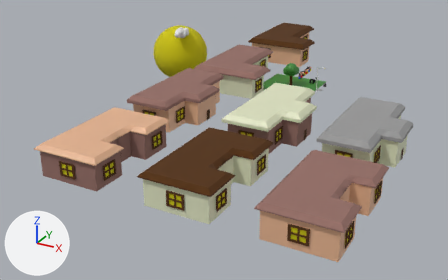
What one commit did to the FBX model Assets/Art/3hourjam.fbx.
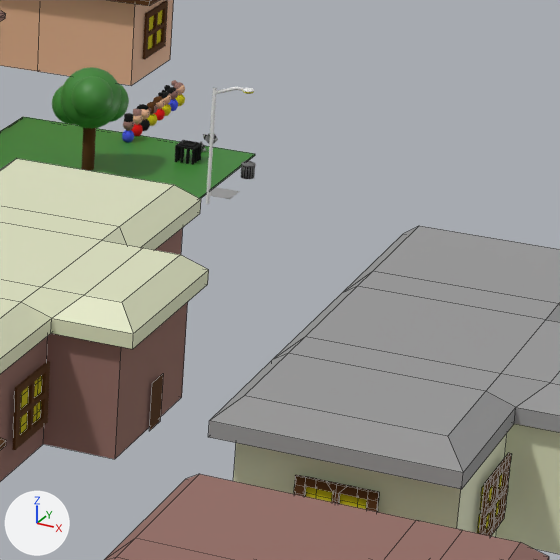
Each version is shown whole from a camera (50 mm lens) standing at (87.3, -212.1, 76.8) and looking at (-9.4, -36.2, -11.1), then close up on the part from 61% to 87% of the width and 17% to 60% of the height. Lighting does not change. The marker at lower left points along +X, +Y and +Z. The close-ups show mesh edges as thin lines. Where no turn or scale is listed for an object, it has been applied to the vertices.

Names of what the first close-up shows: 'frame4-5', 'frame8-1', 'frames6', 'house4_base', 'house6_base', 'house7_base', 'house8_base', 'lawn', 'tree_leaves'.
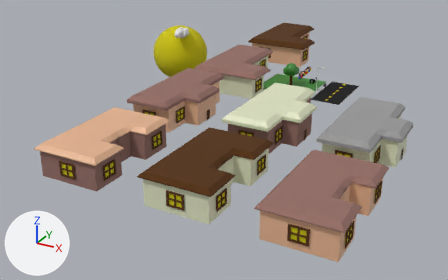
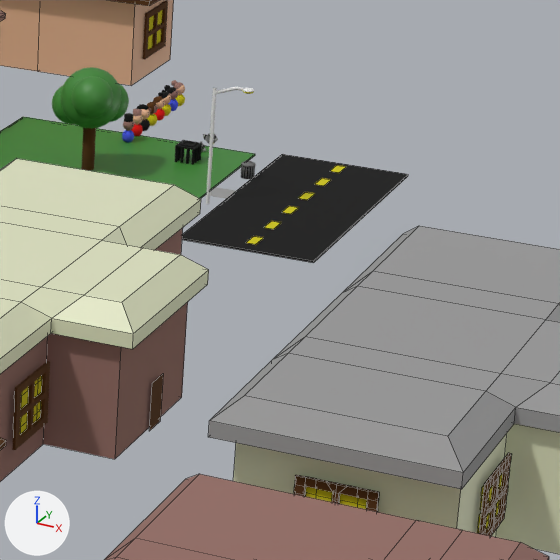
Changed parts and their boxes (x1, y1, x2, y2) in the close-ups (560 x 560 px):
'street', added (black): after (182, 154, 408, 263)
    faces in mat_material_002 (black #000000): (182, 154, 408, 263)
    faces in mat_material_008 (yellow #ccc300): (246, 165, 345, 244)

Patch to the scene script:
```diff
--- a/Assets/Art/3hourjam.fbx.py
+++ b/Assets/Art/3hourjam.fbx.py
@@ me_cube_011 @@
+me_cube_011.from_pydata(...)  # 56 vertices, 42 faces; spans x -5.4..5.4, y -10.0..13.2, z -0.2..0.0
+# faces by material slot: [6, 36]
+me_cube_011.materials.append(mat_material_002)  # black #000000
+me_cube_011.materials.append(mat_material_008)  # yellow #ccc300
@@ ob_street @@
+ob_street = bpy.data.objects.new('street', me_cube_011)
+ob_street.location = (17.98, -1.61, 0.14)
```
